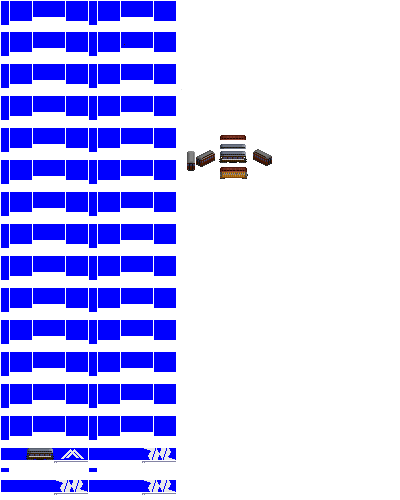
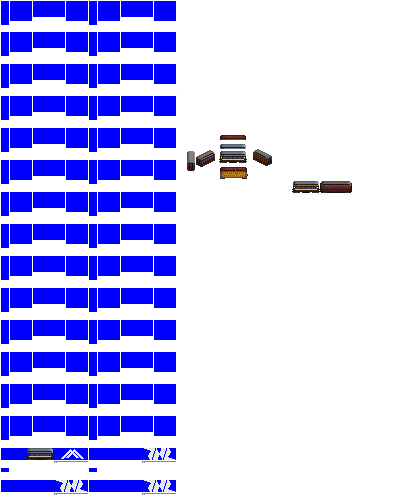
Comparing the layer stacks of the two (400, 500) images. Changes:
painted on "Pasted Layer" over [292, 181, 352, 193]
